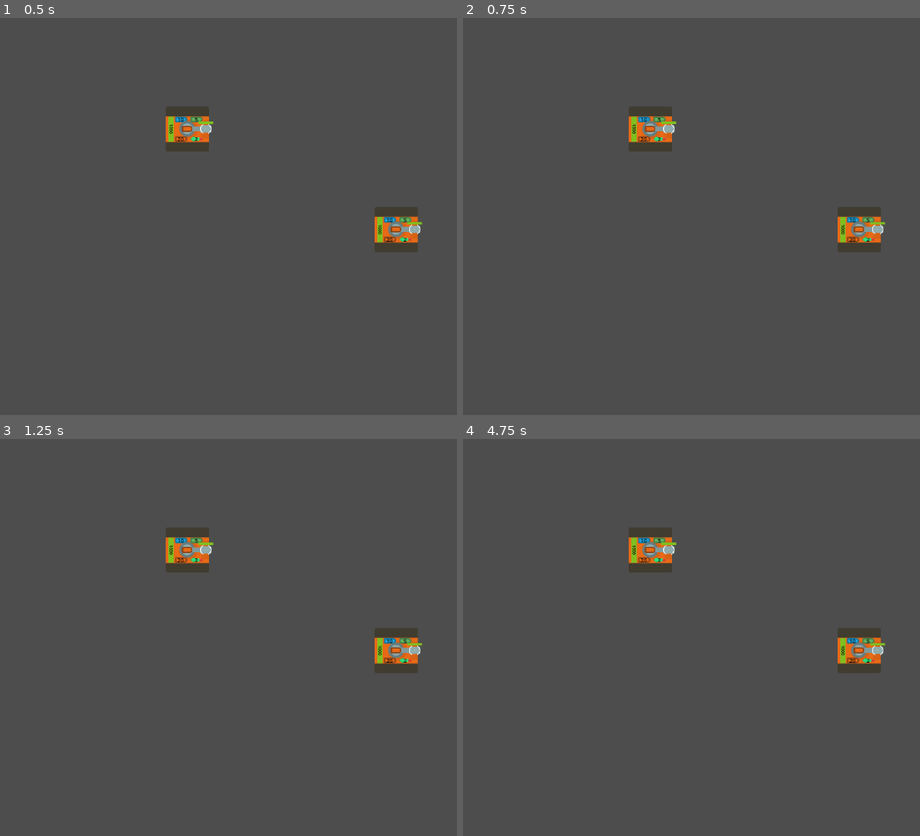
Above: before the commit, frames 1-4 (two rows, left to right).
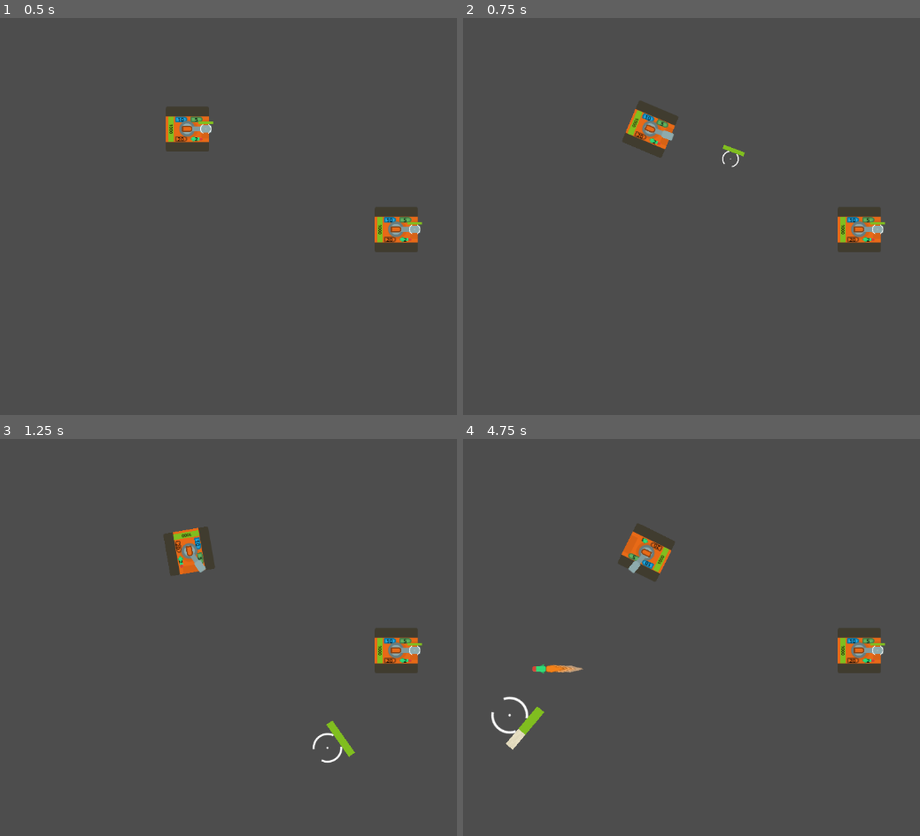
Above: after the commit, the same moments.

Repository: KakCmambnporpawwucmow/tanks_kidz
Game: Godot game, scene res://layers/test.tscn
Same seed, same stepped clock (60 frames per second), same inputs: the game is played once before the commit and once after it.
Inputs (mouse positions are in pixels of both pictures, inside the frame that each line leads up to):
- Up to frame 1 (0.5 s): no input
- Up to frame 2 (0.75 s): tap Enter at 0.5 s; move the mouse to (outside the picture) at 0.52 s; hold D (rotate_right) from 0.53 s (still down); hold E (ammo_ap) from 0.53 s (still down)
- Up to frame 3 (1.25 s): keep holding D (rotate_right); keep holding E (ammo_ap); tap W (move_forward) at 0.77 s
- Up to frame 4 (4.75 s): move the mouse to (673, 657) at 1.27 s; release E (ammo_ap) at 1.28 s; tap R (ammo_he) at 1.35 s; tap W (move_forward) at 1.52, 3.02, 3.77, 4.52 s; move the mouse to (888, 550) at 2.02 s; release D (rotate_right) at 2.03 s; hold A (rotate_left) 2.03-2.78 s; hold F (ammo_heat) 2.03-2.78 s; move the mouse to (782, 716) at 2.77 s; hold D (rotate_right) 2.78-4.28 s; tap C (ammo_missile) at 2.85 s; move the mouse to (outside the picture) at 3.52 s; press the mouse at (outside the picture) at 3.53 s; move the mouse to (604, 577) at 4.27 s; release the mouse at (604, 577) at 4.28 s; hold A (rotate_left) from 4.28 s (still down); tap E (ammo_ap) at 4.35 s

Frame 1 is identical in both runs. In frame 2, 0.9% of the frame differs, in the area x 34-62%, y 20-38%; in frame 3, 1.2%; in frame 4, 1.6%, in the area x 6-47%, y 21-79%.

Commit message:
FIX
Исправлена ошибка коллайда игровых объектов. Танк должен взаимодействовать бронёй с препятствиями, при ручном управлении физика не обрабатывает столкновений.

Diff:
--- a/entities/tanks/base/tank.gd
+++ b/entities/tanks/base/tank.gd
@@ -1,5 +1,5 @@
 # tank.gd
-extends Node2D
+extends CharacterBody2D
 
 class_name Tank
 
@@ -8,11 +8,6 @@
 @export var move_component: BaseMoveComponent = null
 @export var health_component: HealthComponent = null
 @export var weapon_system: WeaponSystem = null
-#
-#@export_group("Armor Components")
-#@export var front_armor: ArmorComponent = null
-#@export var rear_armor: ArmorComponent = null
-#@export var side_armor: ArmorComponent = null
 
 @export_group("Dependencies")
 @export var death_holder: PackedScene = null
@@ -103,7 +98,7 @@
 		print("Cannot switch to ", weapon_system.get_projectile_name(new_type), " - out of ammo")
 	return false
 
-func rotating_turret_to(position:Vector2):
+func rotating_to(position:Vector2):
 	turret.update_position(position)
 
 func get_ammo_type_name() -> String:
--- a/layers/test.tscn
+++ b/layers/test.tscn
@@ -1,10 +1,7 @@
-[gd_scene load_steps=4 format=3 uid="uid://btn1t3i446gl0"]
+[gd_scene load_steps=3 format=3 uid="uid://btn1t3i446gl0"]
 
 [ext_resource type="PackedScene" uid="uid://15pucv5g7w3p" path="res://entities/tanks/base/tank.tscn" id="1_oifa8"]
 [ext_resource type="PackedScene" uid="uid://bvdf70d445trs" path="res://command/command_producer.tscn" id="3_i5ewn"]
-
-[sub_resource type="CircleShape2D" id="CircleShape2D_i5ewn"]
-radius = 60.959003
 
 [node name="TestTank" type="Node2D"]
 
@@ -14,11 +11,5 @@
 [node name="Tank2" parent="." instance=ExtResource("1_oifa8")]
 position = Vector2(645, 345)
 
-[node name="command_producer" parent="." node_paths=PackedStringArray("tank") instance=ExtResource("3_i5ewn")]
-tank = NodePath("../Tank")
-
-[node name="StaticBody2D" type="StaticBody2D" parent="."]
-
-[node name="CollisionShape2D" type="CollisionShape2D" parent="StaticBody2D"]
-position = Vector2(779, 172)
-shape = SubResource("CircleShape2D_i5ewn")
+[node name="command_producer" parent="." node_paths=PackedStringArray("resivers") instance=ExtResource("3_i5ewn")]
+resivers = [NodePath("../Tank")]
